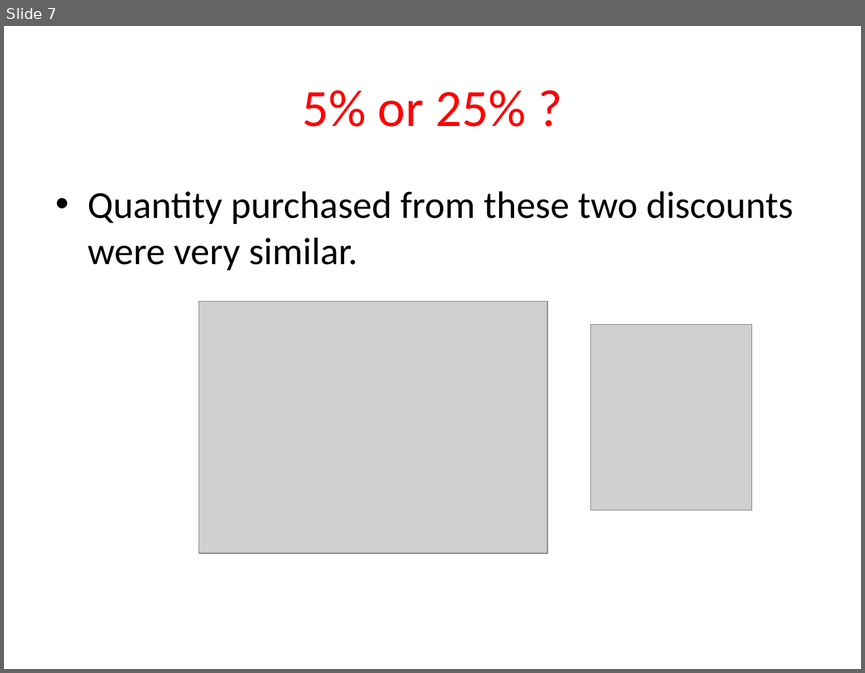
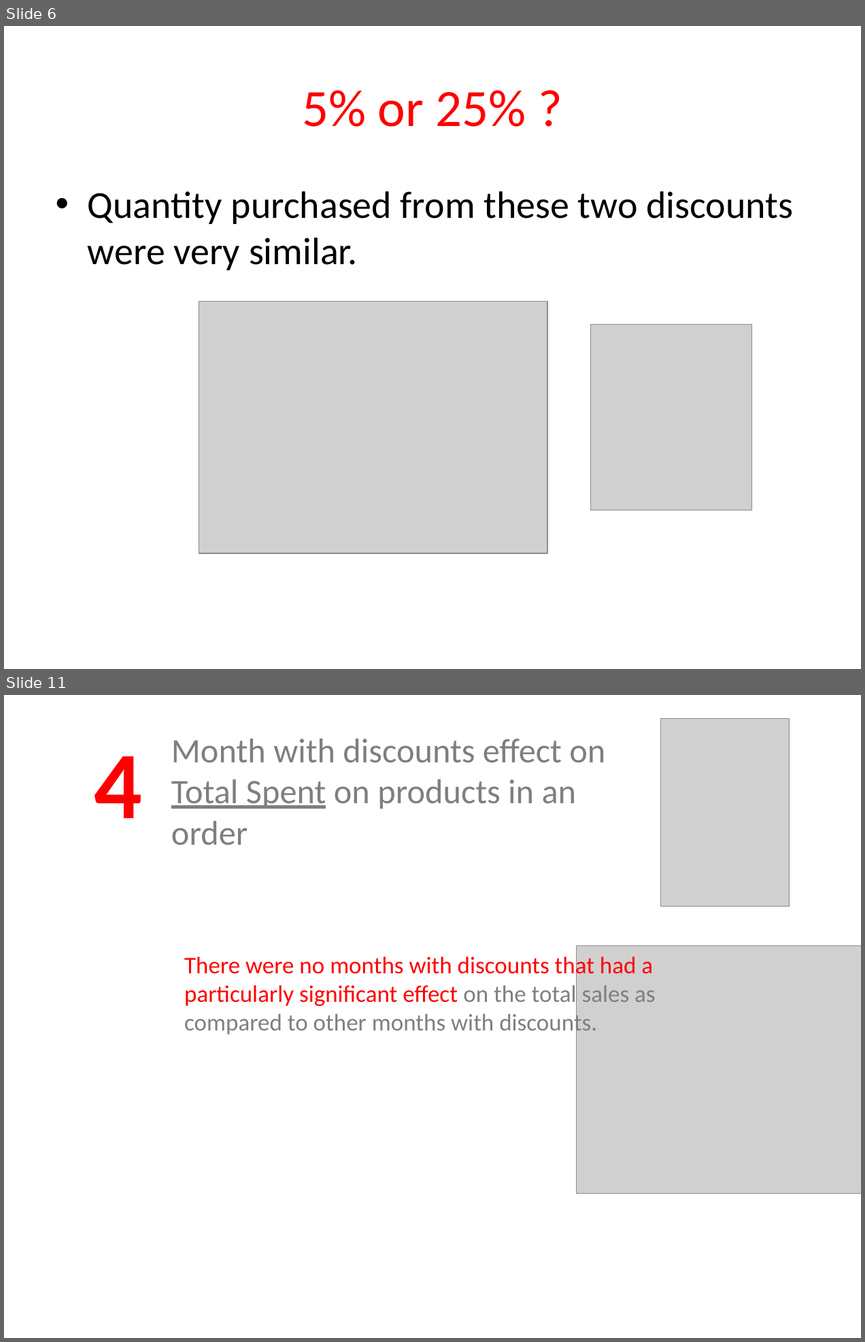
Before and after one commit to Sue-Mir/Module2_Project_Hypothesis_Testing, a slide deck: Project2_HypothesisTesting_NonTechnicalPresentation.pptx. Shown one above the other, each under a label of ours: slide 7 before the commit, slides 6 and 11 after it; the slides between them are not shown. The pictures are 865x673 and 865x1342 pixels, drawn with LibreOffice and Linux fonts; fonts in the diff are those of the drawing; grey boxes stand for pictures. Boxes give left, top, right and bottom in pixels: in the first picture for what was removed or moved away, otherwise in the second. Text is boxed around its words. In the diff, an @@ line names an element or a change of style, - is before the commit and + after.

```diff
--- a/Project2_HypothesisTesting_NonTechnicalPresentation.pptx
+++ b/Project2_HypothesisTesting_NonTechnicalPresentation.pptx
@@ slide 11 added at box(4, 695, 861, 1338), background #FFFFFF @@
@@ picture added at box(660, 719, 789, 906) @@
@@ title added at box(171, 739, 605, 845), 28.8 pt, text #7F7F7F @@
+Month with discounts effect on
+Total Spent on products in an
+order
@@ text added at box(94, 756, 143, 818), 80 pt, text #FF0000, bold @@
+4
@@ text added at box(184, 953, 655, 1036), 20 pt, text #FF0000 @@
+There were no months with discounts that had a particularly significant effect on the total sales as compared to other months with discounts.
@@ picture added at box(577, 945, 861, 1193) @@
@@ what was slide 7 is now slide 6 @@
```
Also in this commit, not shown: 5 slides changed, 5 other slides added, 3 slides removed.
